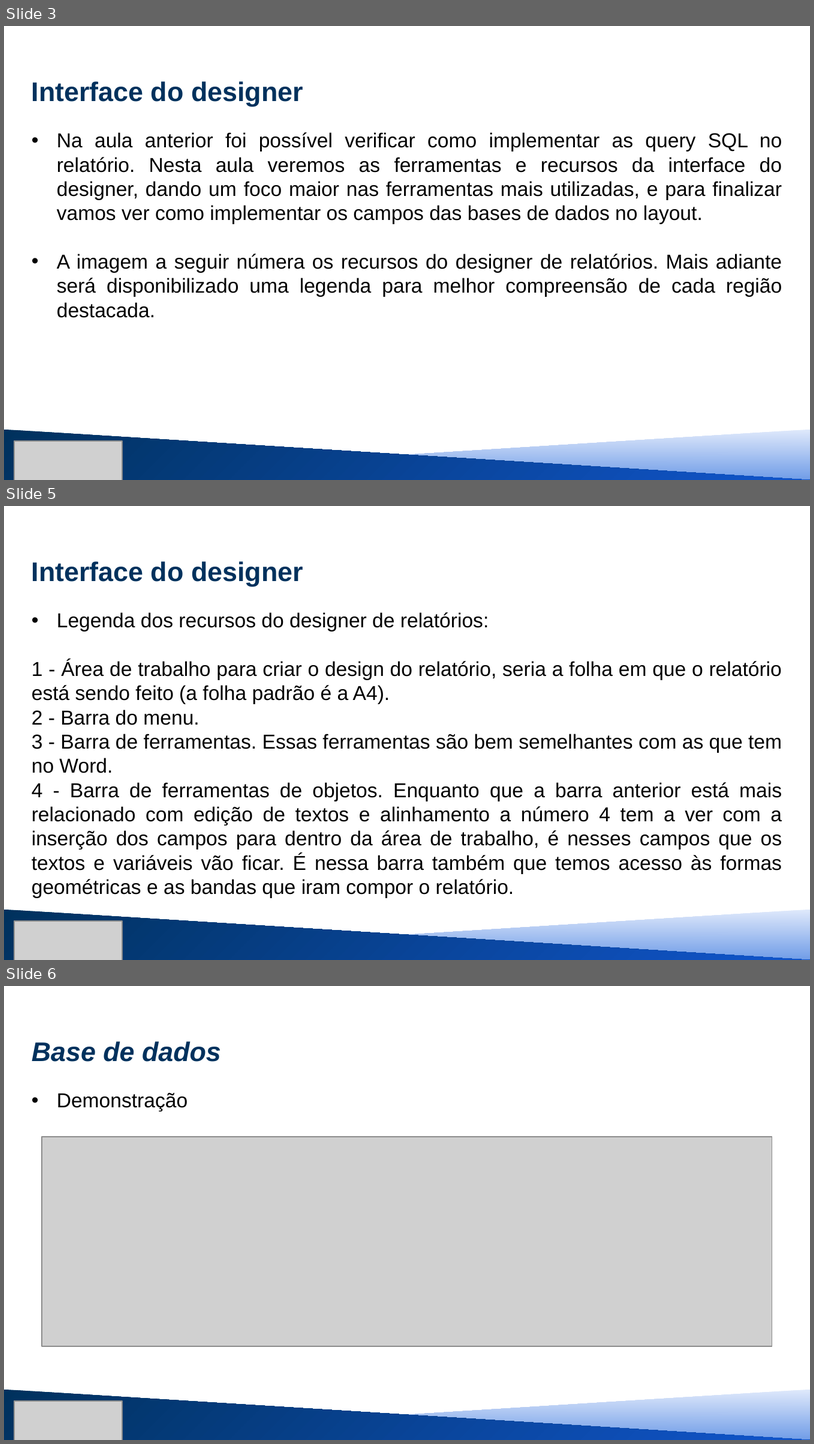
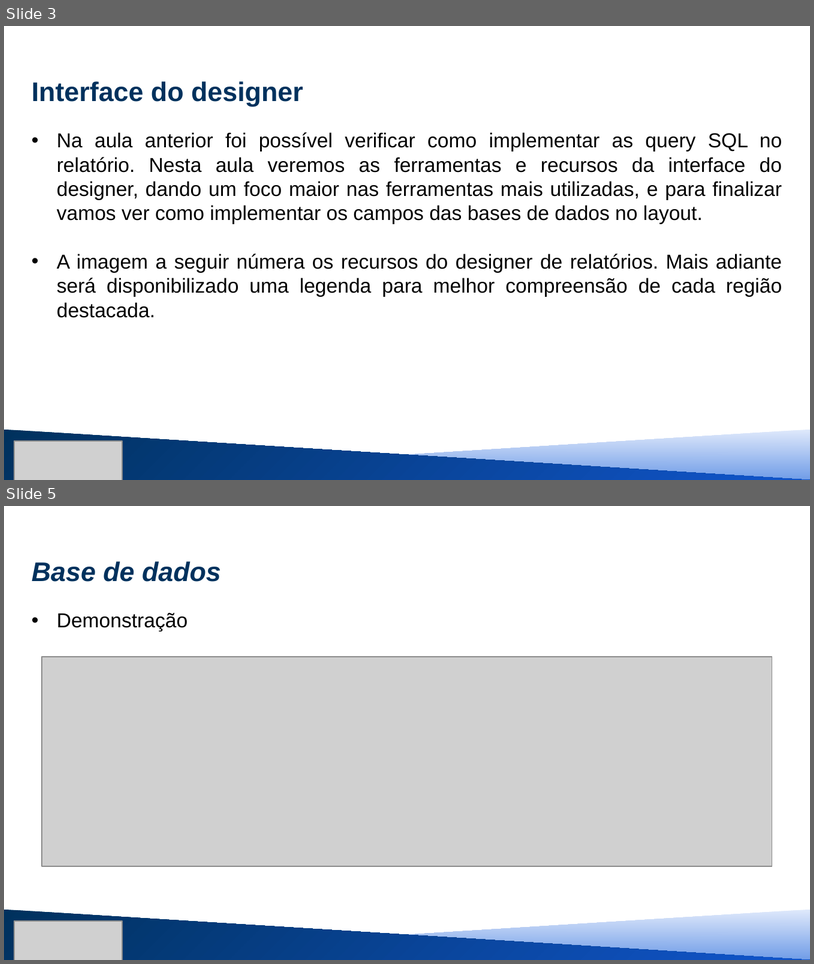
Before and after one commit to MauricioSEmbras/FAST_Report, a slide deck: Treinamento FAST REPORT/treinamento fast - nível 1 parte 2.pptx. Shown one above the other, each under a label of ours: slides 3, 5 and 6 before the commit, slides 3 and 5 after it; the slides between them are not shown. The pictures are 814x1444 and 814x964 pixels, drawn with LibreOffice and Linux fonts; fonts in the diff are those of the drawing; grey boxes stand for pictures. Boxes give left, top, right and bottom in pixels: in the first picture for what was removed or moved away, otherwise in the second. Text is boxed around its words. In the diff, an @@ line names an element or a change of style, - is before the commit and + after.

```diff
--- a/Treinamento FAST REPORT/treinamento fast - nível 1 parte 2.pptx
+++ b/Treinamento FAST REPORT/treinamento fast - nível 1 parte 2.pptx
@@ slide 5 removed at <box>4,506,810,960</box>, background #FFFFFF @@
@@ title removed at <box>32,561,303,586</box> @@
-Interface do designer
@@ text removed at <box>32,612,782,897</box> @@
-• Legenda dos recursos do designer de relatórios:
-1 - Área de trabalho para criar o design do relatório, seria a folha em que o relatório está sendo feito (a folha padrão é a A4).
-2 - Barra do menu.
-3 - Barra de ferramentas. Essas ferramentas são bem semelhantes com as que tem no Word.
-4 - Barra de ferramentas de objetos. Enquanto que a barra anterior está mais relacionado com edição de textos e alinhamento a número 4 tem a ver com a inserção dos campos para dentro da área de trabalho, é nesses campos que os textos e variáveis vão ficar. É nessa barra também que temos acesso às formas geométricas e as bandas que iram compor o relatório.
@@ right triangle removed at <box>4,909,810,960</box> @@
@@ right triangle removed at <box>4,909,810,960</box> @@
@@ picture removed at <box>14,921,123,960</box> @@
@@ what was slide 6 is now slide 5 @@
```
Also in this commit, not shown: 1 slide added, 6 other slides removed, 1 other file.
